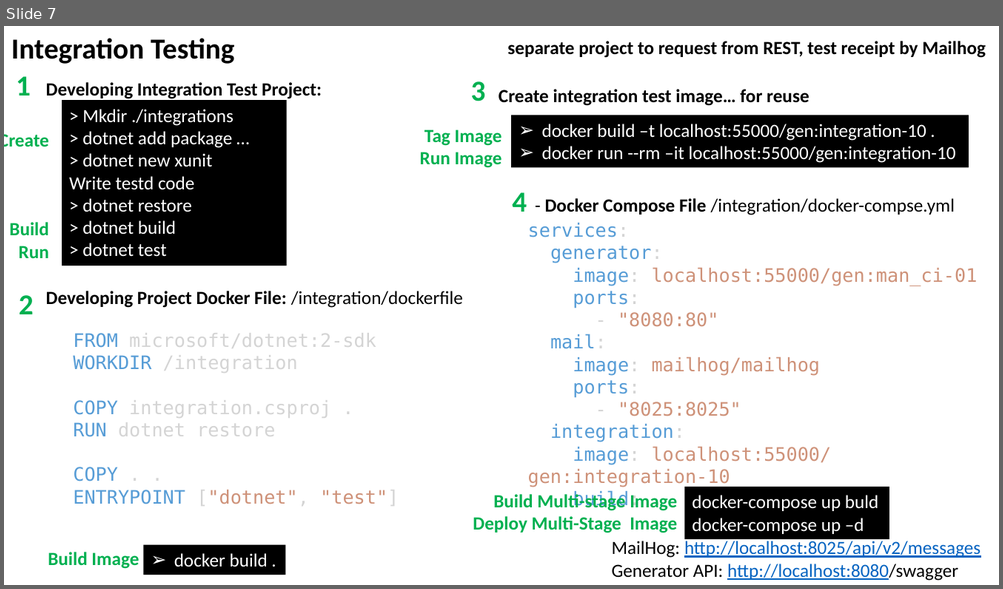
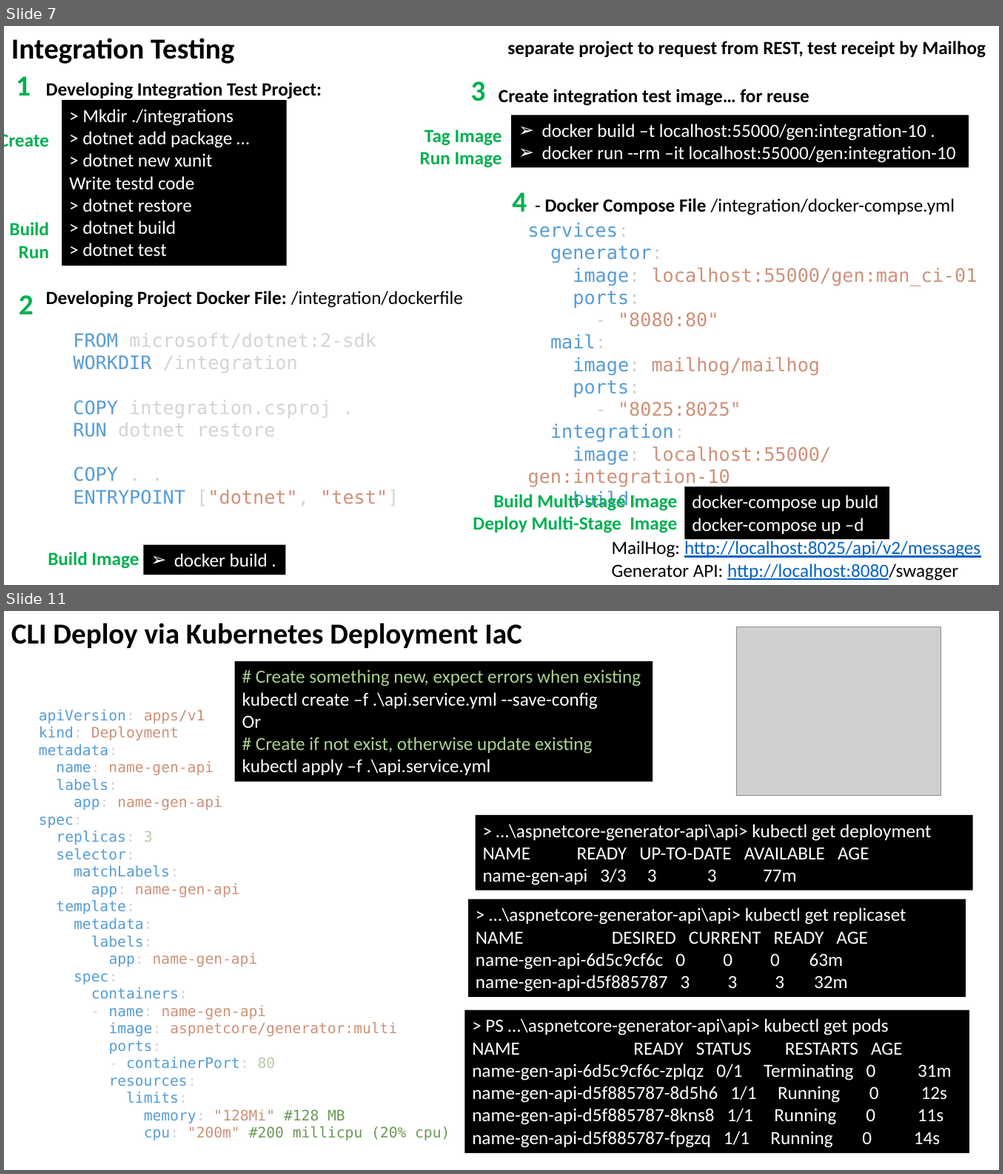
Before and after one commit to kaubster/aspnetcore-generator-api, a slide deck: infra/Pipeline Design.pptx. Shown one above the other, each under a label of ours: slide 7 before the commit, slides 7 and 11 after it; the slides between them are not shown. The pictures are 1003x589 and 1003x1174 pixels, drawn with LibreOffice and Linux fonts; fonts in the diff are those of the drawing; grey boxes stand for pictures. Boxes give left, top, right and bottom in pixels: in the first picture for what was removed or moved away, otherwise in the second. Text is boxed around its words. In the diff, an @@ line names an element or a change of style, - is before the commit and + after.

Commit message:
kubernetes, jenkins

```diff
--- a/infra/Pipeline Design.pptx
+++ b/infra/Pipeline Design.pptx
@@ slide 11 added at <box>4,611,999,1170</box>, background #FFFFFF @@
@@ text added at <box>11,623,521,648</box>, 28 pt, text #000000, bold @@
+CLI Deploy via Kubernetes Deployment IaC
@@ picture added at <box>737,627,940,796</box> @@
@@ rectangle added at <box>235,661,652,782</box>, fill #000000, 18 pt, text #A9D18E @@
+# Create something new, expect errors when existing
+kubectl create –f .\api.service.yml --save-config
+Or
+# Create if not exist, otherwise update existing
+kubectl apply –f .\api.service.yml
@@ text added at <box>39,709,449,1141</box>, 14 pt, text #569CD6 @@
+apiVersion: apps/v1
+kind: Deployment
+metadata:
+name: name-gen-api
+labels:
+app: name-gen-api
+spec:
+replicas: 3
+selector:
+matchLabels:
+app: name-gen-api
+template:
+metadata:
+labels:
+app: name-gen-api
+spec:
+containers:
+- name: name-gen-api
+image: aspnetcore/generator:multi
+ports:
+- containerPort: 80
+resources:
+limits:
+memory: "128Mi" #128 MB
+cpu: "200m" #200 millicpu (20% cpu)
@@ rectangle added at <box>475,815,973,891</box>, fill #000000, 18 pt, text #FFFFFF @@
+> …\aspnetcore-generator-api\api> kubectl get deployment
+NAME READY UP-TO-DATE AVAILABLE AGE
+name-gen-api 3/3 3 3 77m
@@ rectangle added at <box>468,900,966,997</box>, fill #000000, 18 pt, text #FFFFFF @@
+> …\aspnetcore-generator-api\api> kubectl get replicaset
+NAME DESIRED CURRENT READY AGE
+name-gen-api-6d5c9cf6c 0 0 0 63m
+name-gen-api-d5f885787 3 3 3 32m
@@ rectangle added at <box>464,1010,969,1153</box>, fill #000000, 18 pt, text #FFFFFF @@
+> PS …\aspnetcore-generator-api\api> kubectl get pods
+NAME READY STATUS RESTARTS AGE
+name-gen-api-6d5c9cf6c-zplqz 0/1 Terminating 0 31m
+name-gen-api-d5f885787-8d5h6 1/1 Running 0 12s
+name-gen-api-d5f885787-8kns8 1/1 Running 0 11s
+name-gen-api-d5f885787-fpgzq 1/1 Running 0 14s
```
Also in this commit, not shown: 4 slides changed, 3 other slides added, 17 other files.
